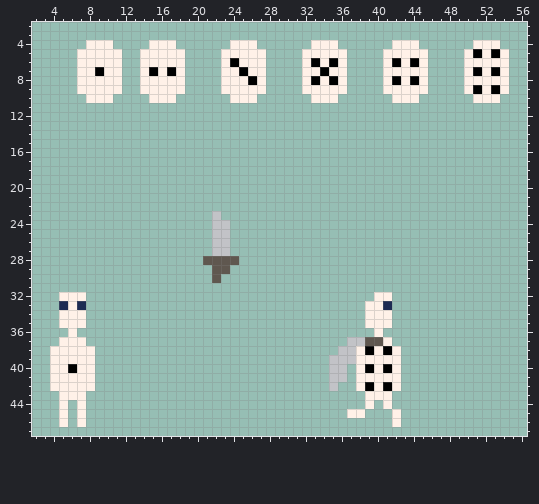
Edited in one commit: pixel-art file (Art/testing file.aseprite). The picture above is the old version.
88x48 pixels, 1 frame. Shown: x 2..56, y 2..47.
And afterwards:
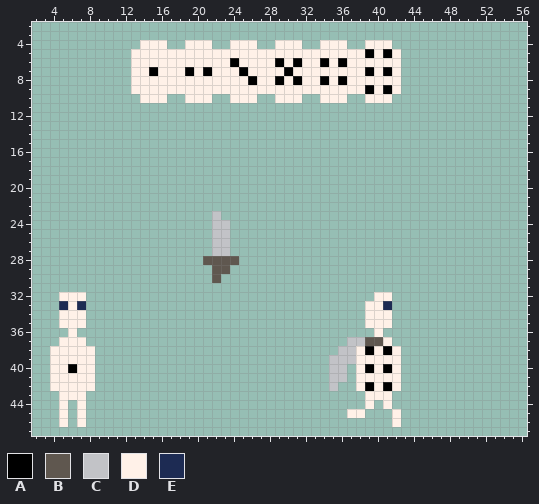
Palette (. is transparent): A #000000  B #5f574f  C #c2c3c7  D #fff1e8  E #1d2b53
From old to new:
Layer "Player":
y 4: x 8..10 DDD -> ...; x 14 . -> D; x 17 D -> .; x 19..21 ... -> DDD; x 29..31 ... -> DDD; x 33 D -> .; x 36 . -> D; x 39..44 ...DDD -> DDD...; x 51..53 DDD -> ...
y 5: x 7..11 DDDDD -> .....; x 13 . -> D; x 19..22 .... -> DDDD; x 28..31 .... -> DDDD; x 37..41 ....D -> DDADA; x 43..45 DDD -> ...; x 50..54 DADAD -> .....
y 6: x 7..11 DDDDD -> .....; x 13 . -> D; x 19..22 .... -> DDDD; x 28..31 .... -> DADA; x 33..40 ADAD.... -> DADADDDD; x 42..45 ADAD -> D...; x 50..54 DDDDD -> .....
y 7: x 7..11 DDADD -> .....; x 13 . -> D; x 17 A -> D; x 19..22 .... -> ADAD; x 28..31 .... -> DDAD; x 34 A -> D; x 37..41 ....D -> DDADA; x 43..45 DDD -> ...; x 50..54 DADAD -> .....
y 8: x 7..11 DDDDD -> .....; x 13 . -> D; x 19..22 .... -> DDDD; x 28..31 .... -> DADA; x 33..40 ADAD.... -> DADADDDD; x 42..45 ADAD -> D...; x 50..54 DDDDD -> .....
y 9: x 7..11 DDDDD -> .....; x 13 . -> D; x 19..22 .... -> DDDD; x 28..31 .... -> DDDD; x 37..41 ....D -> DDADA; x 43..45 DDD -> ...; x 50..54 DADAD -> .....
y 10: x 8..10 DDD -> ...; x 14 . -> D; x 17 D -> .; x 19..21 ... -> DDD; x 29..31 ... -> DDD; x 33 D -> .; x 36 . -> D; x 39..44 ...DDD -> DDD...; x 51..53 DDD -> ...
